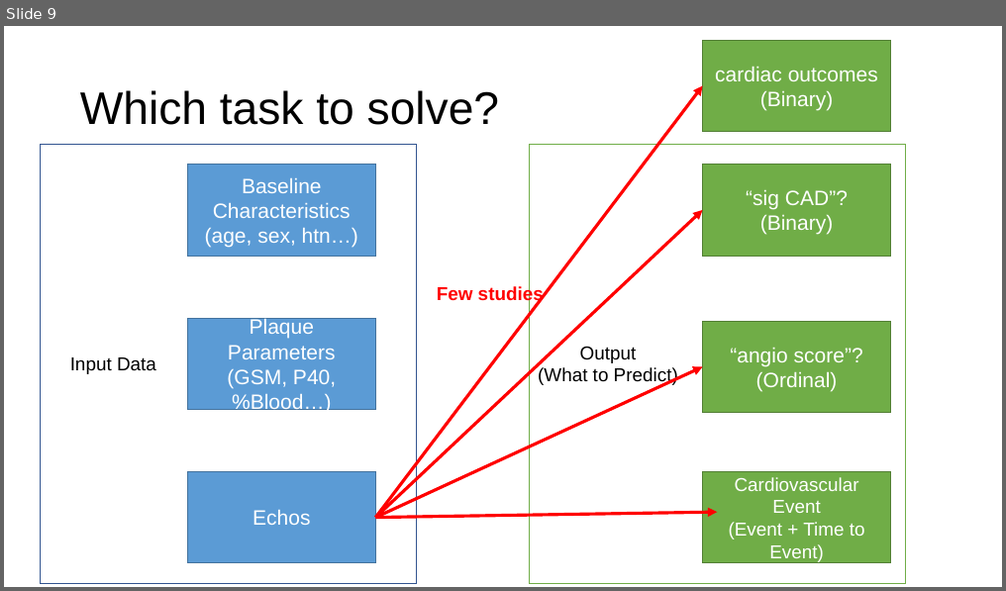
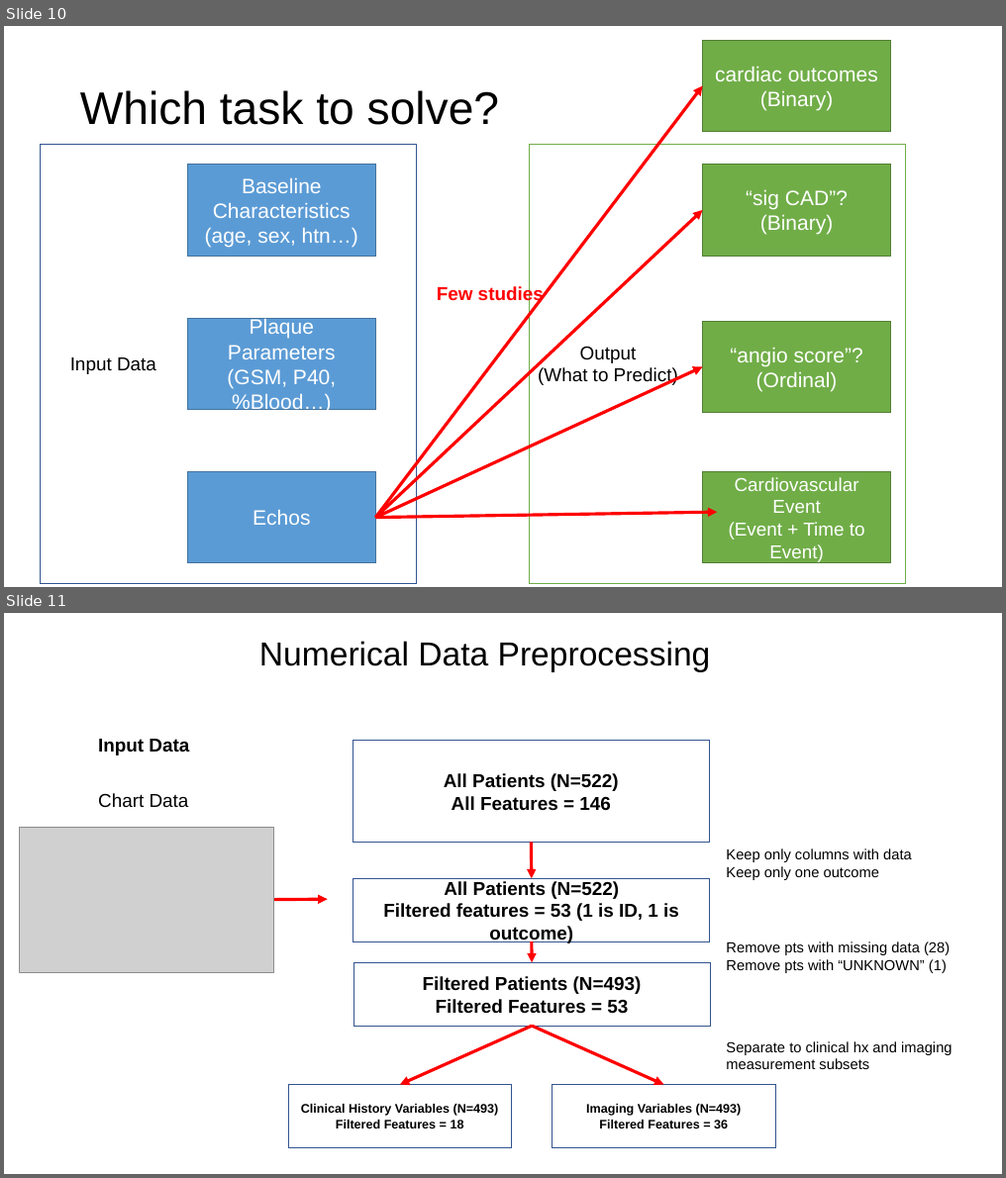
Before and after one commit to ricky-hu/carotid, a slide deck: mar2update.pptx. Shown one above the other, each under a label of ours: slide 9 before the commit, slides 10 and 11 after it. The pictures are 1006x591 and 1006x1178 pixels, drawn with LibreOffice and Linux fonts; fonts in the diff are those of the drawing; grey boxes stand for pictures. Boxes give left, top, right and bottom in pixels: in the first picture for what was removed or moved away, otherwise in the second. Text is boxed around its words. In the diff, an @@ line names an element or a change of style, - is before the commit and + after.

```diff
--- a/mar2update.pptx
+++ b/mar2update.pptx
@@ slide 11 added at [4, 613, 1002, 1174], background #FFFFFF @@
@@ title added at [259, 641, 711, 672], 32 pt, text #000000 @@
+Numerical Data Preprocessing
@@ text added at [98, 739, 189, 756], 18 pt, text #000000, bold @@
+Input Data
@@ rectangle added at [352, 741, 709, 843], fill #FFFFFF, outline #325491 1 pt, 18 pt, text #000000, bold @@
+All Patients (N=522)
+All Features = 146
@@ text added at [98, 793, 189, 807], 18 pt, text #000000 @@
+Chart Data
@@ picture added at [20, 827, 273, 972] @@
@@ arrow added from (531, 842) to (532, 878), #FF0000 3 pt @@
@@ text added at [726, 849, 912, 880], 14 pt, text #000000 @@
+Keep only columns with data
+Keep only one outcome
@@ rectangle added at [353, 878, 710, 942], fill #FFFFFF, outline #325491 1 pt, 18 pt, text #000000, bold @@
+All Patients (N=522)
+Filtered features = 53 (1 is ID, 1 is outcome)
@@ arrow added from (273, 900) to (328, 900), #FF0000 3 pt @@
@@ rectangle added at [353, 962, 710, 1026], fill #FFFFFF, outline #325491 1 pt, 18 pt, text #000000, bold @@
+Filtered Patients (N=493)
+Filtered Features = 53
@@ arrow added from (532, 942) to (532, 962), #FF0000 3 pt @@
@@ text added at [726, 942, 949, 973], 14 pt, text #000000 @@
+Remove pts with missing data (28)
+Remove pts with “UNKNOWN” (1)
@@ arrow added from (532, 1026) to (400, 1084), #FF0000 3 pt @@
@@ arrow added from (532, 1026) to (664, 1084), #FF0000 3 pt @@
@@ text added at [726, 1042, 952, 1069], 14 pt, text #000000 @@
+Separate to clinical hx and imaging measurement subsets
@@ rectangle added at [288, 1084, 512, 1148], fill #FFFFFF, outline #325491 1 pt, 12 pt, text #000000, bold @@
+Clinical History Variables (N=493)
+Filtered Features = 18
@@ rectangle added at [552, 1084, 775, 1148], fill #FFFFFF, outline #325491 1 pt, 12 pt, text #000000, bold @@
+Imaging Variables (N=493)
+Filtered Features = 36
@@ what was slide 9 is now slide 10 @@
```
Also in this commit, not shown: 3 slides changed, 14 other slides added, 7 slides removed, 1 other file.
